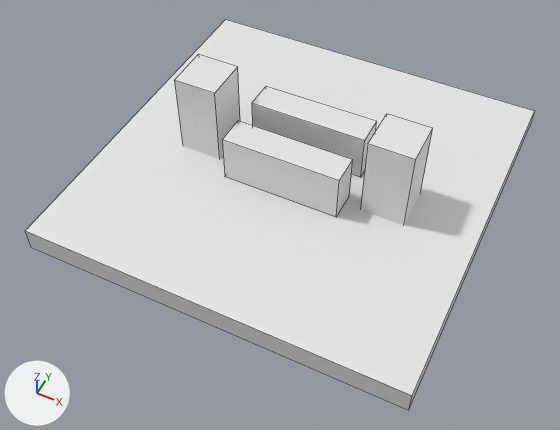
What one commit did to the OBJ model Game/Source/Game/assets/meshes/rooms/empty1.obj.
The view is the same before and after, from a 50 mm lens placed at (1.11, -1.829, 1.506), pointed at (0.517, -0.643, 0.023). Arrows for +X, +Y and +Z are at lower left; the lights stay in place. Mesh edges are drawn as thin lines. Where no turn or scale is listed for an object, it has been applied to the vertices.

Script lines for the objects in view, before the commit:
```python
me_empty1 = bpy.data.meshes.new('empty1')
me_empty1.from_pydata(...)  # a box spanning x 0.0..1.0, y -1.0..0.0, z 0.0..0.064; a box spanning x 0.346..0.662, y -0.465..-0.385, z 0.066..0.195; a box spanning x 0.186..0.301, y -0.569..-0.451, z 0.053..0.288; a box spanning x 0.346..0.662, y -0.62..-0.541, z 0.066..0.195; a box spanning x 0.705..0.82, y -0.569..-0.451, z 0.053..0.288
ob_empty1 = bpy.data.objects.new('empty1', me_empty1)
ob_empty1.location = (0.0, 0.0, 0.0)
```
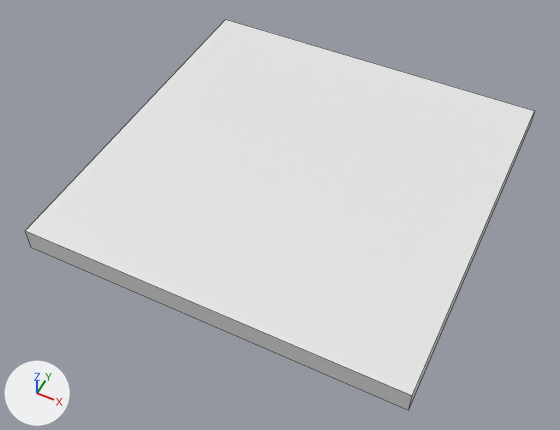
Location of each change, (x1, y1, x2, y2) in pixels of the pictures (560 x 430 px):
part 1 of me_empty1, deleted
    before: (252, 86, 377, 177)
part 2 of me_empty1, deleted
    before: (174, 54, 240, 159)
part 3 of me_empty1, deleted
    before: (360, 114, 433, 225)
part 4 of me_empty1, deleted
    before: (222, 121, 353, 217)

The change in detail:
me_empty1 has 40 vertices, 30 faces and spans x 0.0..1.0, y -1.0..0.0, z 0.0..0.288.
me_empty1 is used by ob_empty1; location (0.0, 0.0, 0.0).
me_empty1 part 1: the loose piece of 8 vertices spanning x 0.346..0.662, y -0.465..-0.385, z 0.066..0.195 is deleted.
me_empty1 part 2: the loose piece of 8 vertices spanning x 0.186..0.301, y -0.569..-0.451, z 0.053..0.288 is deleted.
me_empty1 part 3: the loose piece of 8 vertices spanning x 0.705..0.82, y -0.569..-0.451, z 0.053..0.288 is deleted.
me_empty1 part 4: the loose piece of 8 vertices spanning x 0.346..0.662, y -0.62..-0.541, z 0.066..0.195 is deleted.
